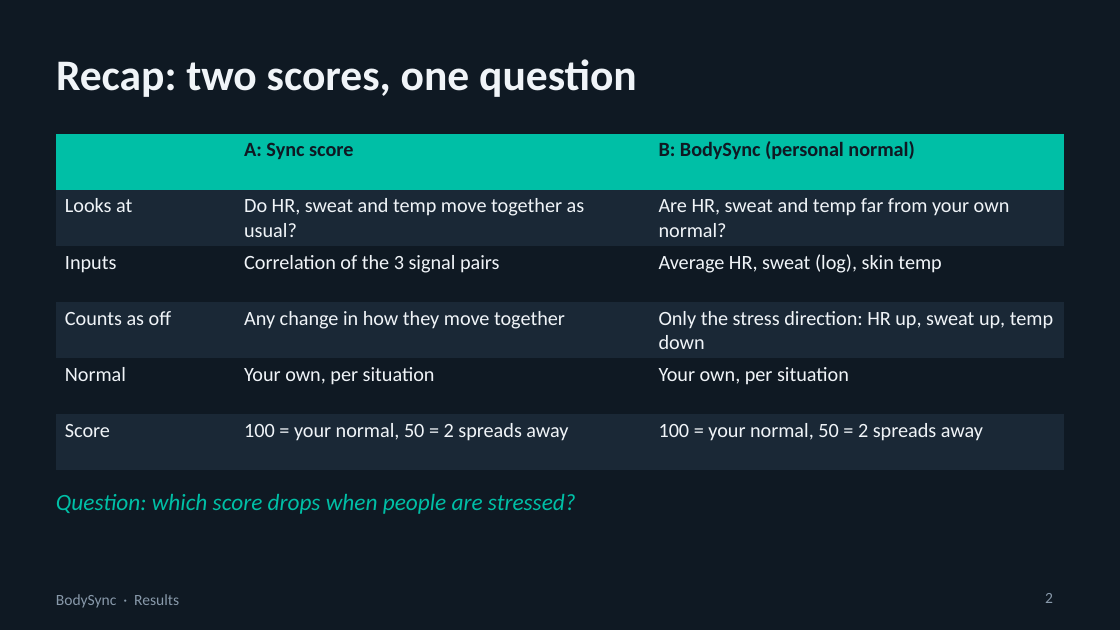
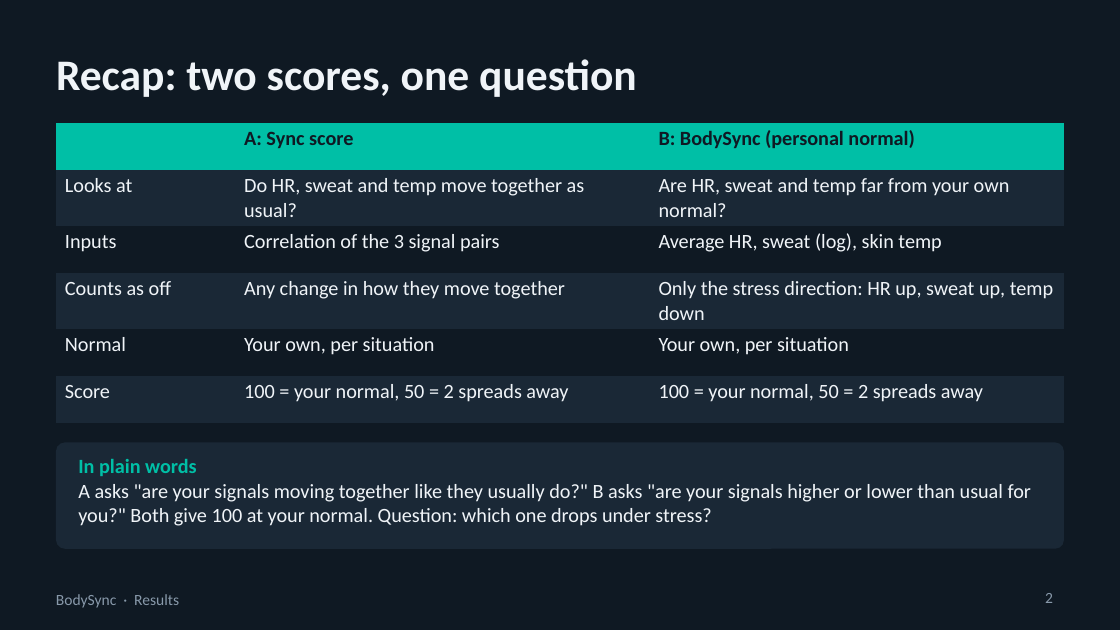
Before and after one commit to swaylakh/bodysync, a slide deck: slide 2 of docs/slides/BodySync_Update.pptx. Drawn at 1120x630 pixels with LibreOffice and Linux fonts; fonts in the diff are those of the drawing. Boxes give left, top, right and bottom in pixels: in the first picture for what was removed or moved away, otherwise in the second. Text is boxed around its words. In the diff, an @@ line names an element or a change of style, - is before the commit and + after.

```diff
--- a/docs/slides/BodySync_Update.pptx
+++ b/docs/slides/BodySync_Update.pptx
@@ table resized from (x1=56, y1=134, x2=1064, y2=445) to (x1=56, y1=123, x2=1064, y2=406) @@
@@ rounded rectangle resized from (x1=56, y1=494, x2=576, y2=514) to (x1=56, y1=442, x2=1064, y2=549) @@
@@ rounded rectangle at (x1=56, y1=442, x2=1064, y2=549): fill none to #1A2836 @@
@@ text added at (x1=78, y1=459, x2=1031, y2=526), 13 pt, text #F0F4F8 @@
+In plain words
+A asks "are your signals moving together like they usually do?" B asks "are your signals higher or lower than usual for you?" Both give 100 at your normal. Question: which one drops under stress?
@@ text in rounded rectangle at (x1=56, y1=494, x2=576, y2=514): text removed @@
-Question: which score drops when people are stressed?
```
Also in this commit, not shown: 3 other slides changed, 2 slides added, 2 slides removed, 11 other files.
